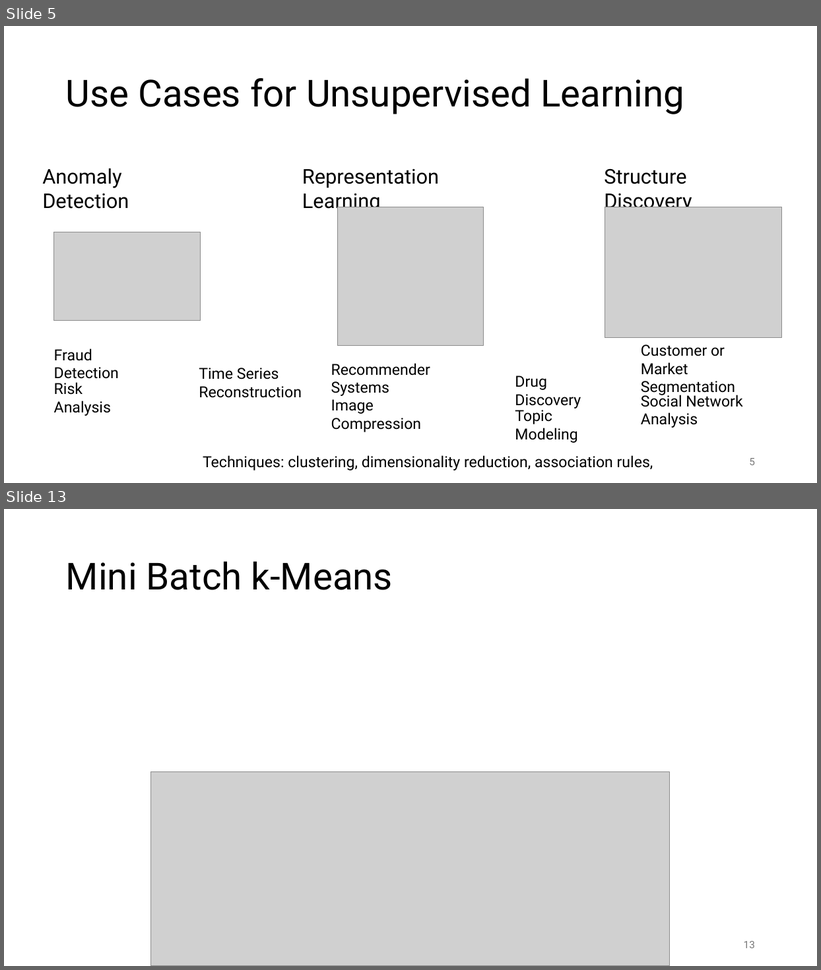
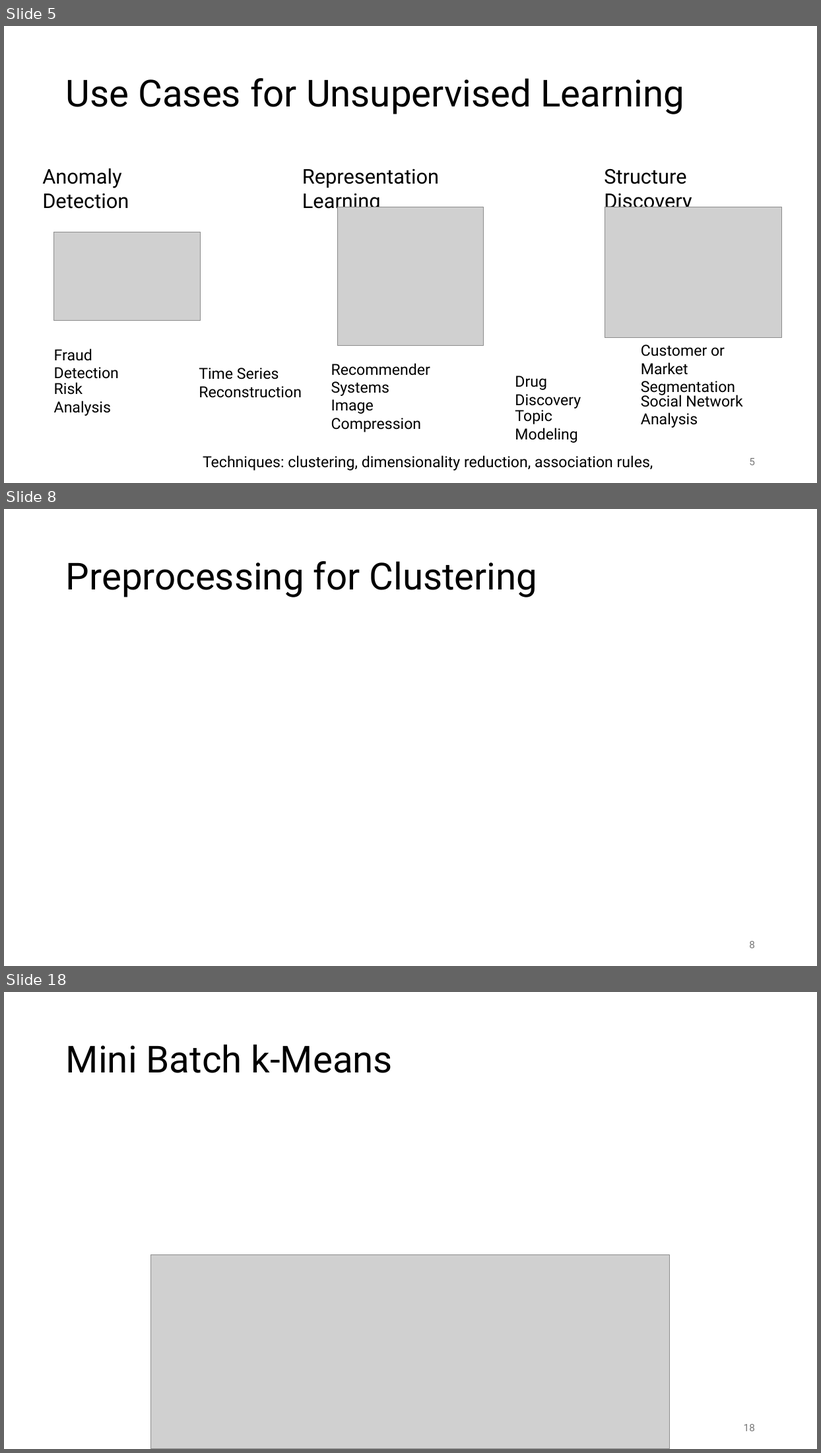
Before and after one commit to FelixWick/data_science, a slide deck: slides/2_clustering.pptx. Shown one above the other, each under a label of ours: slides 5 and 13 before the commit, slides 5, 8 and 18 after it; the slides between them are not shown. The pictures are 821x970 and 821x1453 pixels, drawn with LibreOffice and Linux fonts; fonts in the diff are those of the drawing; grey boxes stand for pictures. Boxes give left, top, right and bottom in pixels: in the first picture for what was removed or moved away, otherwise in the second. Text is boxed around its words. In the diff, an @@ line names an element or a change of style, - is before the commit and + after.

```diff
--- a/slides/2_clustering.pptx
+++ b/slides/2_clustering.pptx
@@ slide 8 added at (4, 509, 817, 966), background #FFFFFF @@
@@ title added at (66, 561, 538, 597), 44 pt, text #000000 @@
+Preprocessing for Clustering
@@ page number added at (749, 941, 755, 949), 12 pt, text #797979 @@
+8
@@ what was slide 13 is now slide 18 @@
@@ page number at (744, 1424, 755, 1432): text changed @@
-13
+18
```
Also in this commit, not shown: 7 slides changed, 4 other slides added, 2 other files.
